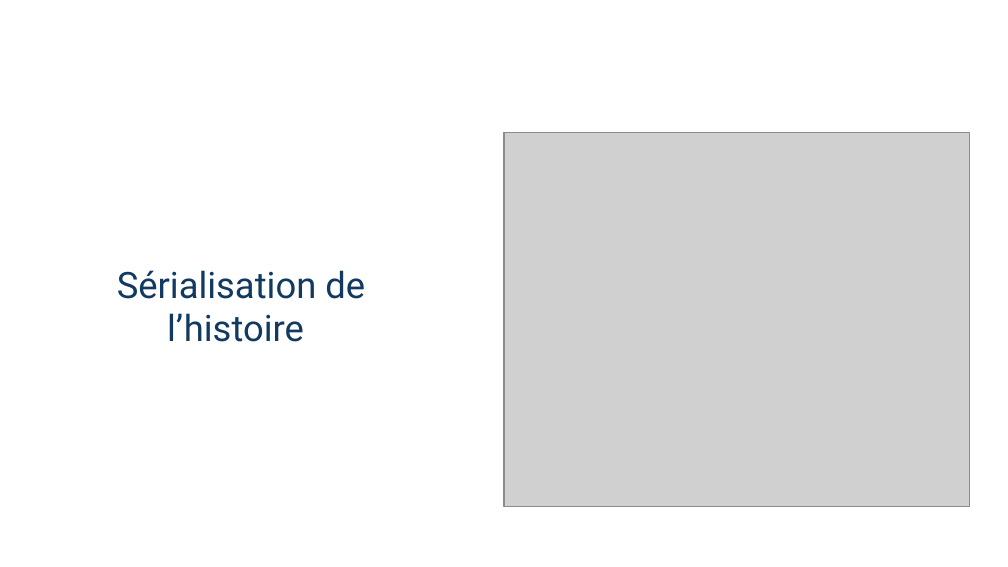
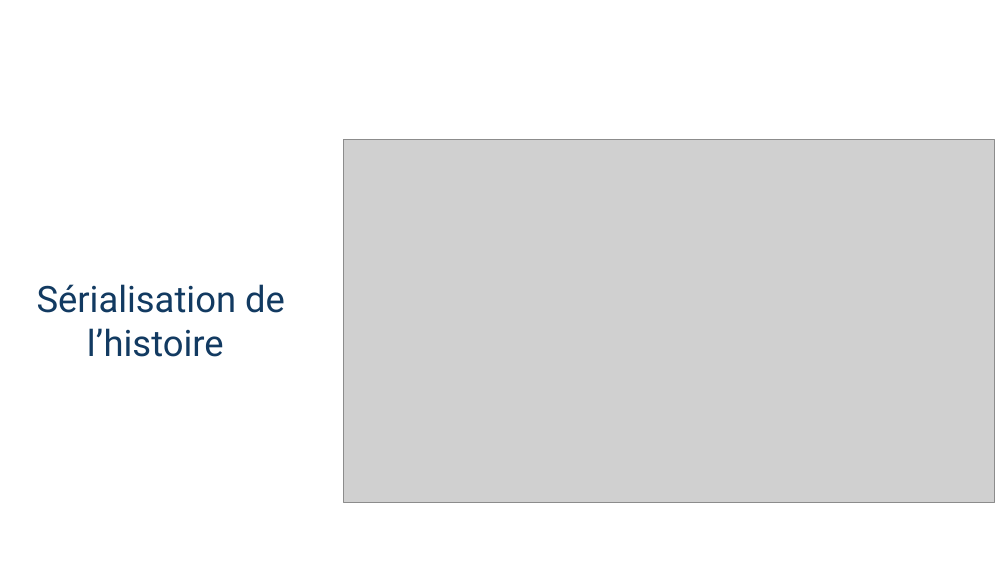
Before and after one commit to PolytechLyon-Etienne-Melanie/RPG, a slide deck: slide 6 of Diapo/DIapo.pptx. Drawn at 1008x567 pixels with LibreOffice and Linux fonts; fonts in the diff are those of the drawing; grey boxes stand for pictures; background and template pictures are left out. Boxes give left, top, right and bottom in pixels: in the first picture for what was removed or moved away, otherwise in the second. Text is boxed around its words. In the diff, an @@ line names an element or a change of style, - is before the commit and + after.

Commit message:
Fin histoire

```diff
--- a/Diapo/DIapo.pptx
+++ b/Diapo/DIapo.pptx
@@ picture: place and size @@
-picture at (504, 132, 969, 506)
+picture at (344, 139, 994, 502)
@@ text "Sérialisation de": place and size @@
-text "Sérialisation de" at (117, 270, 365, 342)
+text "Sérialisation de" at (37, 284, 285, 357)
```
Also in this commit, not shown: 2 other files.
